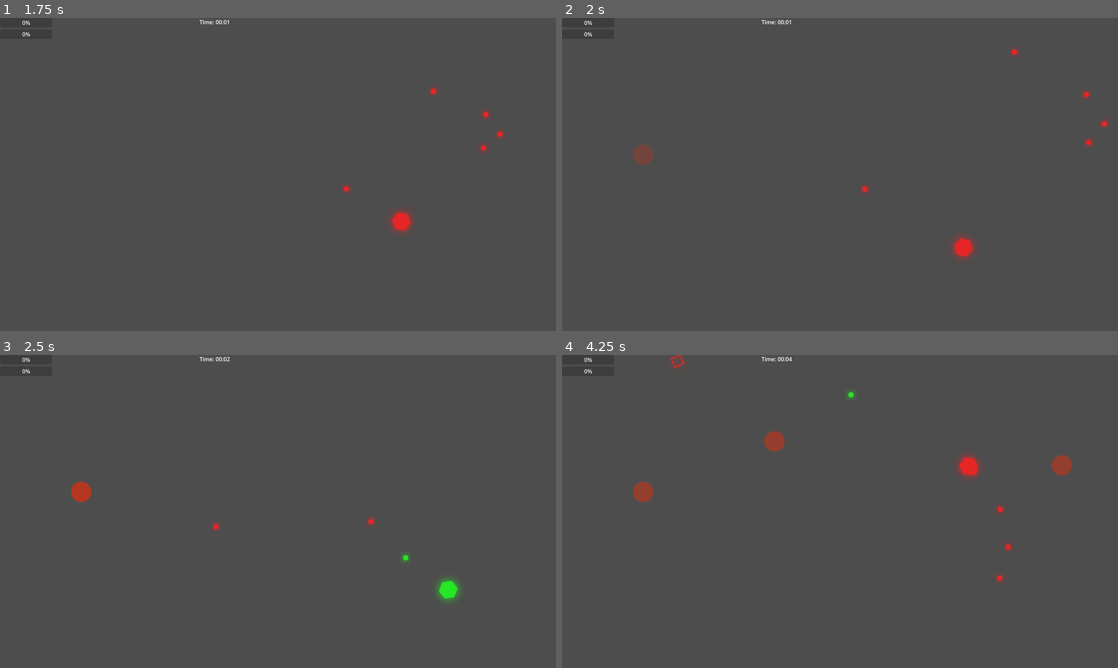
Above: before the commit, frames 1-4 (two rows, left to right).
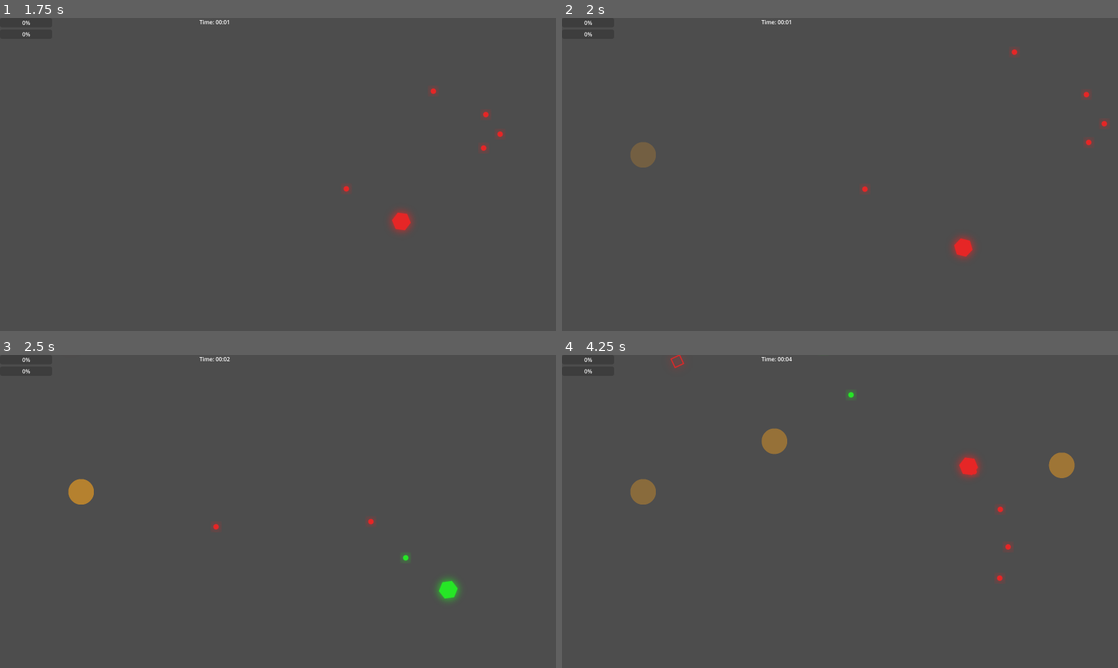
Above: after the commit, the same moments.

Repository: E3-Hub/major-jam-7
Game: Godot game, scene res://scenes/world/main.tscn
Two runs of this game, one before a commit and one after it. Both use one fixed random seed, a clock stepped at 60 frames per second and the inputs below.
Inputs (mouse positions are in pixels of both pictures, inside the frame that each line leads up to):
- Up to frame 1 (1.75 s): tap Enter at 0.5 s; move the mouse to (400, 158) at 0.52 s; press the mouse at (400, 158) at 0.53 s; hold D (move_right) 0.53-1.28 s; tap Space (dash) at 0.6, 1.55 s; move the mouse to (166, 190) at 1.27 s; release the mouse at (166, 190) at 1.28 s; hold S (move_down) from 1.28 s (still down); click (166, 190) at 1.35 s
- Up to frame 2 (2 s): keep holding S (move_down)
- Up to frame 3 (2.5 s): move the mouse to (333, 442) at 2.02 s; release S (move_down) at 2.03 s; press the mouse at (333, 442) at 2.03 s; hold D (move_right) from 2.03 s (still down); tap Q (cycle_color_next) at 2.1 s
- Up to frame 4 (4.25 s): move the mouse to (812, 574) at 2.77 s; release D (move_right) at 2.78 s; release the mouse at (812, 574) at 2.78 s; hold W (move_up) 2.78-3.53 s; tap E (cycle_color_prev) at 2.85 s; tap Space (dash) at 3.05, 3.6 s; move the mouse to (1006, 558) at 3.52 s; press the mouse at (1006, 558) at 3.53 s; hold A (move_left) from 3.53 s (still down)

Frame 1 is identical in both runs. In frame 2, 0.3% of the frame differs, in the area x 12-17%, y 39-48%; in frame 3, 0.3%; in frame 4, 0.9%, in the area x 12-93%, y 23-48%.

Commit message:
work knockback system

Diff:
--- a/scenes/enemies/base_enemy.tscn
+++ b/scenes/enemies/base_enemy.tscn
@@ -1,8 +1,9 @@
-[gd_scene load_steps=5 format=3 uid="uid://qpyt28bmnfkj"]
+[gd_scene load_steps=6 format=3 uid="uid://qpyt28bmnfkj"]
 
 [ext_resource type="Script" uid="uid://rff1ko82ysgi" path="res://scripts/enemies/base_enemy.gd" id="1_r5xb8"]
 [ext_resource type="Shader" uid="uid://ct66c7vhhyphg" path="res://assets/shaders/color_change.gdshader" id="2_lkvl6"]
 [ext_resource type="Script" uid="uid://cli6kjrioa6kv" path="res://scripts/systems/health_system.gd" id="3_n763p"]
+[ext_resource type="Script" uid="uid://ca8587uneoa35" path="res://scripts/systems/knockback_system.gd" id="4_n763p"]
 
 [sub_resource type="ShaderMaterial" id="ShaderMaterial_ylyo2"]
 resource_local_to_scene = true
@@ -11,6 +12,7 @@
 shader_parameter/color_intensity = 1.0
 
 [node name="BaseEnemy" type="CharacterBody2D"]
+collision_layer = 2
 script = ExtResource("1_r5xb8")
 metadata/_custom_type_script = "uid://rff1ko82ysgi"
 
@@ -22,3 +24,7 @@
 [node name="HealthSystem" type="Node" parent="."]
 script = ExtResource("3_n763p")
 metadata/_custom_type_script = "uid://cli6kjrioa6kv"
+
+[node name="KnockbackSystem" type="Node" parent="."]
+script = ExtResource("4_n763p")
+metadata/_custom_type_script = "uid://ca8587uneoa35"
--- a/scenes/enemies/cannon_enemy.tscn
+++ b/scenes/enemies/cannon_enemy.tscn
@@ -17,38 +17,42 @@
 shader_parameter/color_intensity = 1.0
 
 [sub_resource type="CircleShape2D" id="CircleShape2D_landing"]
-radius = 25.02
+radius = 34.0588
 
 [node name="CannonEnemy" instance=ExtResource("1_5ipbc")]
 script = ExtResource("2_cannon")
 spawn_warning_time = 3.0
 landing_damage = 30
 landing_radius = 40.0
+landing_knockback_force = 300.0
 shoot_range = 400.0
 shoot_cooldown = 3.0
 heavy_bullet_scene = ExtResource("3_heavy")
 speed = 0.0
 
-[node name="WarningCircle" type="Sprite2D" parent="." index="0"]
-scale = Vector2(0.25, 0.25)
-texture = ExtResource("4_ov0ih")
-
-[node name="CollisionShape2D" parent="." index="1"]
+[node name="CollisionShape2D" parent="." index="0"]
 shape = SubResource("CircleShape2D_cannon")
 
-[node name="Sprite2D" parent="." index="2"]
+[node name="Sprite2D" parent="." index="1"]
 material = SubResource("ShaderMaterial_cannon")
 texture = ExtResource("6_ov0ih")
 
-[node name="HealthSystem" parent="." index="3"]
+[node name="HealthSystem" parent="." index="2"]
 max_health = 80
 
-[node name="WarningTimer" type="Timer" parent="." index="4"]
+[node name="WarningTimer" type="Timer" parent="." index="3"]
 
-[node name="ShootTimer" type="Timer" parent="." index="5"]
+[node name="ShootTimer" type="Timer" parent="." index="4"]
 
-[node name="LandingArea" type="Area2D" parent="." index="6"]
+[node name="LandingArea" type="Area2D" parent="." index="5"]
 collision_layer = 0
+collision_mask = 3
 
-[node name="CollisionShape2D" type="CollisionShape2D" parent="LandingArea" index="0"]
+[node name="WarningCircle" type="Sprite2D" parent="LandingArea" index="0"]
+scale = Vector2(0.3125, 0.3125)
+texture = ExtResource("4_ov0ih")
+
+[node name="CollisionShape2D" type="CollisionShape2D" parent="LandingArea" index="1"]
 shape = SubResource("CircleShape2D_landing")
+
+[connection signal="body_entered" from="LandingArea" to="." method="_on_landing_area_body_entered"]
--- a/scenes/enemies/dashing_enemy.tscn
+++ b/scenes/enemies/dashing_enemy.tscn
@@ -15,7 +15,7 @@
 shader_parameter/color_intensity = 1.0
 
 [sub_resource type="CircleShape2D" id="CircleShape2D_dash"]
-radius = 20.0
+radius = 24.0
 
 [node name="DashingEnemy" instance=ExtResource("1_5ipbc")]
 script = ExtResource("1_l333l")
@@ -24,7 +24,7 @@
 dash_speed = 600.0
 dash_distance = 600.0
 dash_damage = 25
-knockback_distance = 50.0
+reflect_knockback_force = 300.0
 ghost_interval = 0.05
 ghost_fade_time = 0.2
 speed = 80.0
--- a/scenes/player/player.tscn
+++ b/scenes/player/player.tscn
@@ -6,6 +6,7 @@
 [ext_resource type="PackedScene" uid="uid://s0kxug1tajl2" path="res://scenes/player/player_bullet.tscn" id="2_lvxji"]
 [ext_resource type="Shader" uid="uid://ct66c7vhhyphg" path="res://assets/shaders/color_change.gdshader" id="3_75vfm"]
 [ext_resource type="Texture2D" uid="uid://dpu802deiywy" path="res://assets/player/player.png" id="3_p47bc"]
+[ext_resource type="Script" uid="uid://ca8587uneoa35" path="res://scripts/systems/knockback_system.gd" id="7_0owmy"]
 
 [sub_resource type="ShaderMaterial" id="ShaderMaterial_0owmy"]
 shader = ExtResource("3_75vfm")
@@ -16,6 +17,7 @@
 radius = 24.0
 
 [node name="Player" type="CharacterBody2D" groups=["player"]]
+collision_mask = 0
 script = ExtResource("1_gmlin")
 bullet_scene = ExtResource("2_lvxji")
 
@@ -35,3 +37,7 @@
 [node name="ExperienceSystem" type="Node" parent="."]
 script = ExtResource("2_dovo2")
 metadata/_custom_type_script = "uid://c3tlime6b2vap"
+
+[node name="KnockbackSystem" type="Node" parent="."]
+script = ExtResource("7_0owmy")
+metadata/_custom_type_script = "uid://ca8587uneoa35"
--- a/scripts/enemies/base_enemy.gd
+++ b/scripts/enemies/base_enemy.gd
@@ -7,6 +7,7 @@
 
 @onready var health_system: HealthSystem = $HealthSystem
 @onready var sprite: Sprite2D = $Sprite2D
+@onready var knockback_system: KnockbackSystem = $KnockbackSystem
 
 var player: Player
 var exp_orb_scene: PackedScene
@@ -19,10 +20,6 @@
 	speed *= GameModifiers.enemy_speed_modifier
 	health_system.max_health = int(health_system.max_health * GameModifiers.enemy_health_modifier)
 	health_system.current_health = health_system.max_health
-
-	# Set up collision layers
-	collision_layer = 2 # Enemy layer
-	collision_mask = 1 # Player layer
 
 	# Connect health system
 	health_system.died.connect(_on_died)
@@ -43,7 +40,11 @@
 
 func _physics_process(delta):
 	if player and health_system.is_alive():
+		knockback_system.handle_knockback(delta)
 		update_ai(delta)
+
+	velocity = knockback_system.get_knockback_velocity()
+	move_and_slide()
 
 func update_ai(delta):
 	# Override in derived classes
@@ -53,6 +54,7 @@
 	if player:
 		var direction = (player.global_position - global_position).normalized()
 		velocity = direction * speed
+
 		move_and_slide()
 
 func take_damage(damage: int):
@@ -69,3 +71,6 @@
 	get_tree().current_scene.add_child(exp_orb)
 	exp_orb.global_position = global_position
 	exp_orb.setup(exp_value)
+
+func apply_knockback(force: Vector2):
+	knockback_system.apply_knockback(force)
--- a/scripts/enemies/cannon_enemy.gd
+++ b/scripts/enemies/cannon_enemy.gd
@@ -4,11 +4,12 @@
 @export var spawn_warning_time: float = 3.0
 @export var landing_damage: int = 30
 @export var landing_radius: float = 40.0
+@export var landing_knockback_force: float = 300.0
 @export var shoot_range: float = 400.0
 @export var shoot_cooldown: float = 3.0
 @export var heavy_bullet_scene: PackedScene
 
-@onready var warning_circle: Node2D = $WarningCircle
+@onready var warning_circle: Node2D = $LandingArea/WarningCircle
 @onready var warning_timer: Timer = $WarningTimer
 @onready var shoot_timer: Timer = $ShootTimer
 @onready var landing_area: Area2D = $LandingArea
@@ -24,7 +25,7 @@
 var drop_start_scale: Vector2 = Vector2(0.1, 0.1)
 var current_pulse_tween: Tween
 var base_pulse_duration: float = 1.0 # Slowest pulse duration
-var min_pulse_duration: float = 0.05 # Fastest pulse duration
+var min_pulse_duration: float = 0.1 # Fastest pulse duration
 
 func _ready():
 	super._ready()
@@ -53,8 +54,6 @@
 	shoot_timer.one_shot = true
 	shoot_timer.timeout.connect(_on_shoot_timer_timeout)
 
-	# Setup landing area for damage detection
-	landing_area.body_entered.connect(_on_landing_area_body_entered)
 	landing_area.monitoring = false # Only monitor during landing
 
 	# Start continuous warning pulse animation
@@ -106,9 +105,6 @@
 	# Enable landing damage detection
 	landing_area.monitoring = true
 
-	# Check for players already in the landing area
-	check_landing_damage()
-
 	# Create drop animation
 	var tween = create_tween()
 	tween.set_parallel(true) # Allow multiple properties to animate simultaneously
@@ -119,29 +115,29 @@
 	tween.set_trans(Tween.TRANS_BACK)
 
 	# When drop animation completes, become active and create shockwave
-	tween.tween_callback(func():
-		create_shockwave_ripples()
-		current_state = CannonState.ACTIVE
-		landing_area.monitoring = false # Disable landing damage after drop
-		can_shoot = true # Enable shooting when active
-	)
-
-func check_landing_damage():
-	# Check for any bodies already overlapping the landing area
-	var overlapping_bodies = landing_area.get_overlapping_bodies()
-	for body in overlapping_bodies:
-		if body is Player and current_state == CannonState.DROPPING:
-			# Deal landing damage to player
-			body.take_damage(landing_damage)
-			break # Only damage once
+	await tween.finished
+	create_shockwave_ripples()
+	current_state = CannonState.ACTIVE
+	landing_area.monitoring = false # Disable landing damage after drop
+	can_shoot = true # Enable shooting when active
 
 func _on_landing_area_body_entered(body):
-	if body is Player and current_state == CannonState.DROPPING:
-		# Deal damage to player
+	if current_state == CannonState.DROPPING and body != self:
+		# Deal damage and knockback to other enemies
 		body.take_damage(landing_damage)
+		apply_knockback_to_target(body)
 
 func _on_shoot_timer_timeout():
 	can_shoot = true
+
+func apply_knockback_to_target(target):
+	# Calculate knockback direction from cannon to target
+	var knockback_direction = (target.global_position - global_position).normalized()
+
+	if target is Player:
+		target.apply_knockback(knockback_direction * landing_knockback_force)
+	elif target is BaseEnemy:
+		target.apply_knockback(knockback_direction * landing_knockback_force)
 
 # Override move_towards_player to make cannon stationary
 func move_towards_player(delta):
@@ -183,8 +179,8 @@
 
 func create_shockwave_ripples():
 	# Create multiple expanding ripple rings
-	var num_rings = 4
-	var ring_delay = 0.2 # Delay between each ring
+	var num_rings = 2
+	var ring_delay = 0.1 # Delay between each ring
 
 	for i in range(num_rings):
 		# Create delayed ring spawn
@@ -210,16 +206,15 @@
 	ring_tween.set_parallel(true)
 
 	# Expand the ring
-	var shockwave_final_scale = 1.2 + (ring_index * 0.2) # Each ring expands to different size
-	ring_tween.tween_property(ring, "scale", Vector2(shockwave_final_scale, shockwave_final_scale), 2.0)
+	var shockwave_final_scale = 1.3 + (ring_index * 0.3) # Each ring expands to different size
+	ring_tween.tween_property(ring, "scale", Vector2(shockwave_final_scale, shockwave_final_scale), 0.2)
 	ring_tween.set_ease(Tween.EASE_OUT)
 	ring_tween.set_trans(Tween.TRANS_CUBIC)
 
 	# Fade out the ring
-	ring_tween.tween_property(ring, "material:shader_parameter/target_color:a", 0.0, 2.0)
+	ring_tween.tween_property(ring, "material:shader_parameter/target_color:a", 0.0, 0.2)
 	ring_tween.set_ease(Tween.EASE_OUT)
 
-	ring_tween.tween_callback(func():
-		if ring and is_instance_valid(ring):
-			ring.queue_free()
-	)
+	await ring_tween.finished
+	if ring and is_instance_valid(ring):
+		ring.queue_free()
--- a/scripts/enemies/dashing_enemy.gd
+++ b/scripts/enemies/dashing_enemy.gd
@@ -6,7 +6,7 @@
 @export var dash_speed: float = 600.0
 @export var dash_distance: float = 600.0
 @export var dash_damage: int = 25
-@export var knockback_distance: float = 50.0
+@export var reflect_knockback_force: float = 300.0
 @export var ghost_interval: float = 0.05 # Time between ghost spawns
 @export var ghost_fade_time: float = 0.2 # How long ghosts take to fade
 
@@ -24,7 +24,6 @@
 var dash_direction: Vector2
 var dash_start_position: Vector2
 var original_speed: float
-var has_hit_player: bool = false
 var active_ghosts: Array[Sprite2D] = []
 
 func _ready():
@@ -107,7 +106,6 @@
 	dash_direction = (player.global_position - global_position).normalized()
 	current_state = DashState.DASHING
 	dash_start_position = global_position
-	has_hit_player = false
 
 	# Enable dash attack detection
 	dash_attack_area.monitoring = true
@@ -156,25 +154,10 @@
 		create_ghost()
 
 func _on_dash_attack_area_body_entered(body):
-	if body is Player and current_state == DashState.DASHING and not has_hit_player:
-		# Deal damage to player
+	if body is Player and current_state == DashState.DASHING:
 		body.take_damage(dash_damage)
-		has_hit_player = true
-
-		# Apply knockback to self
-		apply_knockback()
-
-func apply_knockback():
-	# Knockback in opposite direction of dash
-	var knockback_direction = - dash_direction
-	var knockback_position = global_position + (knockback_direction * knockback_distance)
-
-	# Create a tween for smooth knockback with easing (fast start, slow end)
-	var tween = create_tween()
-	tween.set_ease(Tween.EASE_OUT)
-	tween.set_trans(Tween.TRANS_CUBIC)
-	tween.tween_property(self, "global_position", knockback_position, 0.4)
-	tween.tween_callback(end_dash)
+		end_dash()
+		knockback_system.apply_knockback(-dash_direction * reflect_knockback_force)
 
 func cleanup_ghosts():
 	# Immediately remove all active ghosts
--- a/scripts/enemies/enemy_color_type.gd
+++ b/scripts/enemies/enemy_color_type.gd
@@ -18,9 +18,9 @@
 static func get_ghost_color(color: int) -> Color:
     match color:
         RED:
-            return Color(0.8, 0.6, 0.6, 0.6)
+            return Color(1.0, 0.6, 0.6, 0.6)
         GREEN:
-            return Color(0.6, 0.8, 0.6, 0.6)
+            return Color(0.6, 1.0, 0.6, 0.6)
         BLUE:
-            return Color(0.2, 0.8, 0.9, 0.6)
+            return Color(0.2, 0.8, 1.0, 0.6)
     return Color(1.0, 1.0, 1.0, 0.6)
--- a/scripts/player/player.gd
+++ b/scripts/player/player.gd
@@ -20,6 +20,7 @@
 @onready var experience_system: ExperienceSystem = $ExperienceSystem
 @onready var shoot_timer: Timer = $ShootTimer
 @onready var sprite: Sprite2D = $Sprite2D
+@onready var knockback_system: KnockbackSystem = $KnockbackSystem
 
 var current_color: int = EnemyColorType.RED
 var can_shoot: bool = true
@@ -27,10 +28,6 @@
 signal player_died
 
 func _ready():
-	# Set up collision layers
-	collision_layer = 1 # Player layer
-	collision_mask = 2 # Enemy layer
-
 	# Connect signals
 	health_system.died.connect(_on_died)
 	experience_system.level_up.connect(_on_level_up)
@@ -44,6 +41,7 @@
 
 func _physics_process(delta):
 	handle_dash(delta)
+	knockback_system.handle_knockback(delta)
 	handle_movement()
 	handle_rotation()
 	handle_shooting()
@@ -57,6 +55,9 @@
 		velocity = dash_direction.normalized() * dash_speed * GameModifiers.player_speed_modifier
 	else:
 		velocity = input_vector.normalized() * speed * GameModifiers.player_speed_modifier
+
+	# Apply knockback on top of normal movement
+	velocity += knockback_system.get_knockback_velocity()
 
 	move_and_slide()
 
@@ -135,3 +136,6 @@
 	elif Input.is_action_just_pressed("cycle_color_prev"):
 		current_color = (current_color - 1 + 3) % 3
 		sprite.material.set_shader_parameter("target_color", EnemyColorType.get_color(current_color))
+
+func apply_knockback(force: Vector2):
+	knockback_system.apply_knockback(force)
--- /dev/null
+++ b/scripts/systems/knockback_system.gd
@@ -0,0 +1,24 @@
+extends Node
+class_name KnockbackSystem
+
+@export var knockback_decay: float = 5.0 # How fast knockback decays
+
+var knockback_velocity: Vector2 = Vector2.ZERO
+
+func _ready():
+	# Set process mode to always so it works even when paused
+	process_mode = Node.PROCESS_MODE_ALWAYS
+
+func handle_knockback(delta: float):
+	# Gradually reduce knockback velocity
+	if knockback_velocity.length() > 0:
+		knockback_velocity = knockback_velocity.move_toward(Vector2.ZERO, knockback_decay * knockback_velocity.length() * delta)
+
+func apply_knockback(force: Vector2):
+	knockback_velocity += force
+
+func get_knockback_velocity() -> Vector2:
+	return knockback_velocity
+
+func clear_knockback():
+	knockback_velocity = Vector2.ZERO
Binary file changed: assets/enemies/danger_zone.png
Not shown: 1 places in scenes/enemies/cannon_enemy.tscn that only renumber resources
Not shown: 1 places in scenes/player/player.tscn that only renumber resources
